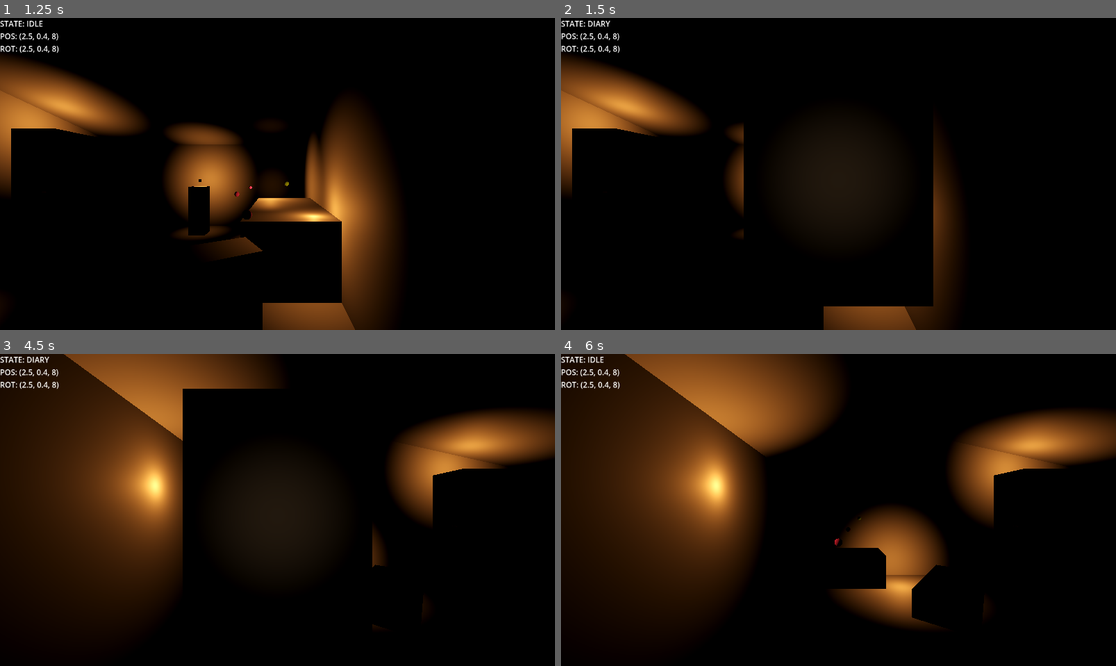
Above: before the commit, frames 1-4 (two rows, left to right).
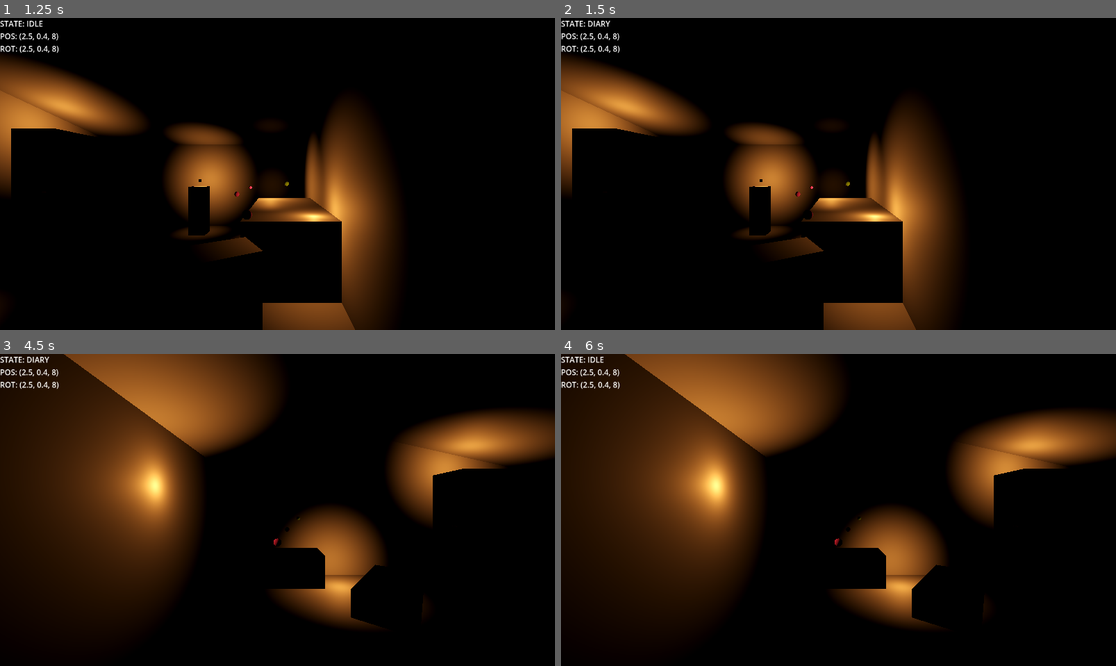
Above: after the commit, the same moments.

Repository: DeepRestGames/shadow-and-alchemy
Game: Godot game, scene res://Scenes/MainScene_Prototype01.tscn
Same seed, same stepped clock (60 frames per second), same inputs: the game is played once before the commit and once after it.
Inputs (mouse positions are in pixels of both pictures, inside the frame that each line leads up to):
- Up to frame 1 (1.25 s): tap Enter at 0.5 s; move the mouse to (399, 158) at 0.52 s; hold D (turn_right) from 0.53 s (still down); click (399, 158) at 0.6 s
- Up to frame 2 (1.5 s): tap Space at 1.25 s; move the mouse to (727, 189) at 1.27 s; release D (turn_right) at 1.28 s; hold S (move_backward) from 1.28 s (still down); tap P (open_diary) at 1.35 s
- Up to frame 3 (4.5 s): tap Enter at 2, 3.5 s; move the mouse to (333, 441) at 2.02 s; release S (move_backward) at 2.03 s; hold D (turn_right) 2.03-2.78 s; click (333, 441) at 2.1 s; tap Space at 2.75, 4.25 s; move the mouse to (249, 572) at 2.77 s; hold W (move_forward) 2.78-3.53 s; tap P (open_diary) at 2.85, 4.35 s; move the mouse to (444, 556) at 3.52 s; hold A (turn_left) from 3.53 s (still down); click (444, 556) at 3.6 s; move the mouse to (111, 463) at 4.27 s
- Up to frame 4 (6 s): move the mouse to (866, 510) at 5.02 s; release A (turn_left) at 5.03 s; hold S (move_backward) 5.03-5.78 s; click (866, 510) at 5.1 s; move the mouse to (755, 432) at 5.77 s; hold D (turn_right) from 5.78 s (still down); tap P (open_diary) at 5.85 s

Frame 1 is identical in both runs. In frame 2, 11% of the frame differs, in the area x 32-68%, y 27-93%; in frame 3, 10%; in frame 4, nothing differs.
Error after the commit: Attempt to call function 'hide' in base 'null instance' on a null instance. (res://Scripts/Player.gd:36)

Commit message:
DIary wip

Diff:
--- a/Scenes/Diary.tscn
+++ b/Scenes/Diary.tscn
@@ -1,27 +1,75 @@
-[gd_scene load_steps=4 format=3 uid="uid://duhgac42d8866"]
+[gd_scene load_steps=8 format=3 uid="uid://duhgac42d8866"]
 
-[ext_resource type="Texture2D" uid="uid://bjh1mmn78qru8" path="res://Assets/2D/Decals/text.jpg" id="1_eoisk"]
+[ext_resource type="Script" path="res://Scripts/Diary/Diary.gd" id="1_s6rx6"]
+[ext_resource type="Texture2D" uid="uid://cglb3g30rrg3x" path="res://Assets/2D/Decals/book_texture.jpg" id="2_ldai3"]
+[ext_resource type="Texture2D" uid="uid://sntw8ewqgxsi" path="res://Assets/2D/Decals/old_paper.jpg" id="3_py4m4"]
+[ext_resource type="Texture2D" uid="uid://d263aum22cmct" path="res://Assets/2D/Decals/bombo.png" id="4_t7of5"]
 
-[sub_resource type="StandardMaterial3D" id="StandardMaterial3D_c3jg0"]
-albedo_color = Color(0.305882, 0.231373, 0.141176, 1)
+[sub_resource type="BoxMesh" id="BoxMesh_btvvn"]
+size = Vector3(0.7, 0.01, 1)
 
-[sub_resource type="BoxMesh" id="BoxMesh_wk70x"]
-material = SubResource("StandardMaterial3D_c3jg0")
-size = Vector3(0.75, 0.2, 1)
+[sub_resource type="StandardMaterial3D" id="StandardMaterial3D_2l2db"]
+albedo_color = Color(0.34902, 0.219608, 0.0235294, 1)
+albedo_texture = ExtResource("2_ldai3")
+roughness = 0.5
+
+[sub_resource type="StandardMaterial3D" id="StandardMaterial3D_da6ug"]
+diffuse_mode = 3
+specular_mode = 1
+albedo_color = Color(0.454902, 0.454902, 0.454902, 1)
+albedo_texture = ExtResource("3_py4m4")
 
 [node name="Diary" type="Node3D"]
 transform = Transform3D(1, 0, 0, 0, -4.37114e-08, 1, 0, -1, -4.37114e-08, 0, 0, 0)
+script = ExtResource("1_s6rx6")
 
-[node name="Book" type="MeshInstance3D" parent="."]
-mesh = SubResource("BoxMesh_wk70x")
+[node name="Cover1" type="MeshInstance3D" parent="."]
+transform = Transform3D(0.973239, -0.229795, -1.00447e-08, 0.229795, 0.973239, -1.16976e-09, 1.00447e-08, -1.16976e-09, 1, 0.337856, 0.0788053, 3.44469e-09)
+mesh = SubResource("BoxMesh_btvvn")
+surface_material_override/0 = SubResource("StandardMaterial3D_2l2db")
 
-[node name="Decal" type="Decal" parent="Book"]
-transform = Transform3D(1, 0, 0, 0, 1, 0, 0, 0, 1, 0, 0.0952561, 0)
-size = Vector3(2, 0.0283203, 2)
-texture_albedo = ExtResource("1_eoisk")
+[node name="Cover2" type="MeshInstance3D" parent="."]
+transform = Transform3D(0.961889, 0.273439, 1.19524e-08, -0.273439, 0.961889, -1.66587e-09, -1.19524e-08, -1.66587e-09, 1, -0.33244, 0.094494, -4.94306e-06)
+mesh = SubResource("BoxMesh_btvvn")
+surface_material_override/0 = SubResource("StandardMaterial3D_2l2db")
 
-[node name="DiaryLight" type="SpotLight3D" parent="."]
-transform = Transform3D(1, 0, 0, 0, -4.37114e-08, 1, 0, -1, -4.37114e-08, 0, 1.29675, -6.23982e-08)
-light_energy = 5.0
-spot_range = 1.25825
-spot_angle = 35.3719
+[node name="Pages" type="CSGBox3D" parent="."]
+transform = Transform3D(0.961569, 0.274563, 1.20016e-08, -0.274563, 0.961569, -1.67987e-09, -1.20016e-08, -1.67988e-09, 1, -0.329614, 0.130351, -0.00131225)
+material_override = SubResource("StandardMaterial3D_da6ug")
+size = Vector3(0.681055, 0.05, 0.959412)
+
+[node name="Pages2" type="CSGBox3D" parent="."]
+transform = Transform3D(-0.970586, 0.240753, 1.05237e-08, -0.240753, -0.970586, -8.61371e-08, -1.05237e-08, -8.61371e-08, 1, 0.322183, 0.112374, -0.00131225)
+material_override = SubResource("StandardMaterial3D_da6ug")
+size = Vector3(0.681055, 0.05, 0.959412)
+
+[node name="PageLeft" type="Label3D" parent="."]
+transform = Transform3D(-0.969591, -8.47643e-08, -0.244732, -0.244732, -6.51065e-08, 0.969591, -9.81204e-08, 1, 4.23822e-08, 0.324104, 0.141987, 0.00286866)
+texture_filter = 0
+text = "Perro Salchicha,
+gordo bachicha,
+toma solcito a
+la orilla del mar.
+Tiene sombrero
+de marinero
+y en vez de traje
+se puso collar."
+font_size = 14
+
+[node name="PageRight" type="Label3D" parent="."]
+transform = Transform3D(-0.960035, -8.39289e-08, 0.279879, 0.279879, -1.92436e-08, 0.960035, -7.51889e-08, 1, 4.19645e-08, -0.297586, 0.149557, 0.00286866)
+visible = false
+texture_filter = 0
+text = "Una gaviota
+medio marmota,
+bizca y con cara
+de preocupación
+viene planeando,
+mira buscando
+el desayuno para
+ su pichón. "
+font_size = 14
+
+[node name="Sprite3D" type="Sprite3D" parent="."]
+transform = Transform3D(-0.07221, 4.39252e-10, 0.020266, 0.020266, -3.31143e-09, 0.07221, 1.31771e-09, 0.075, 3.06956e-09, -0.304218, 0.160155, 7.00058e-09)
+texture = ExtResource("4_t7of5")
--- /dev/null
+++ b/Scripts/Diary/Diary.gd
@@ -0,0 +1 @@
+extends Node3D
--- /dev/null
+++ b/Scripts/Diary/Page.gd
@@ -0,0 +1 @@
+extends Control
